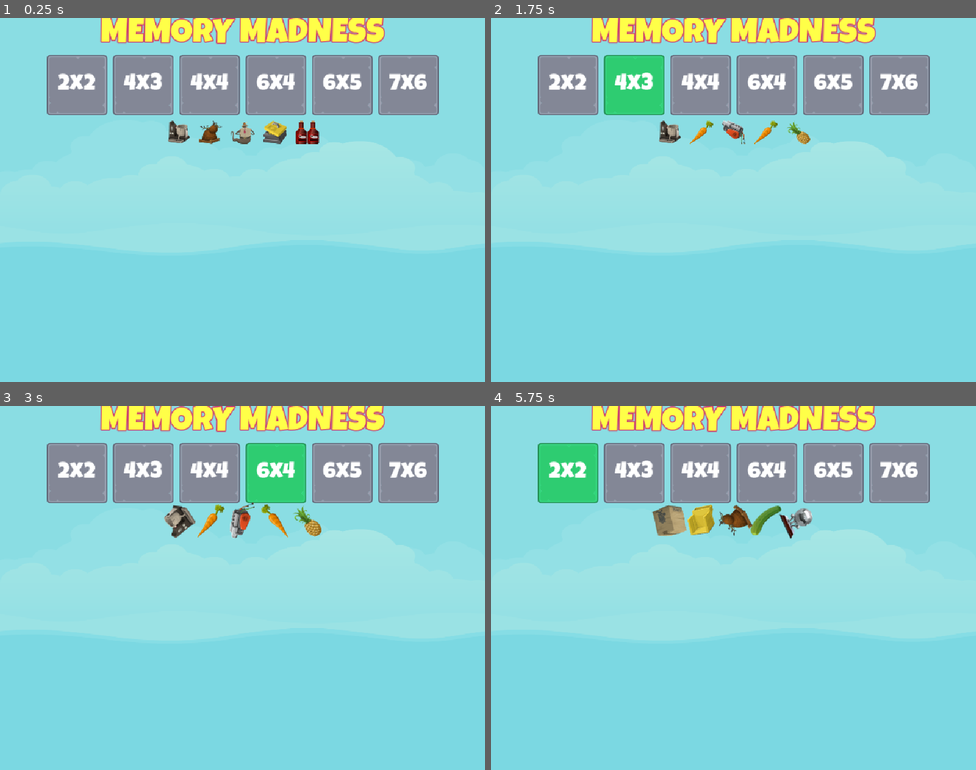
Above: before the commit, frames 1-4 (two rows, left to right).
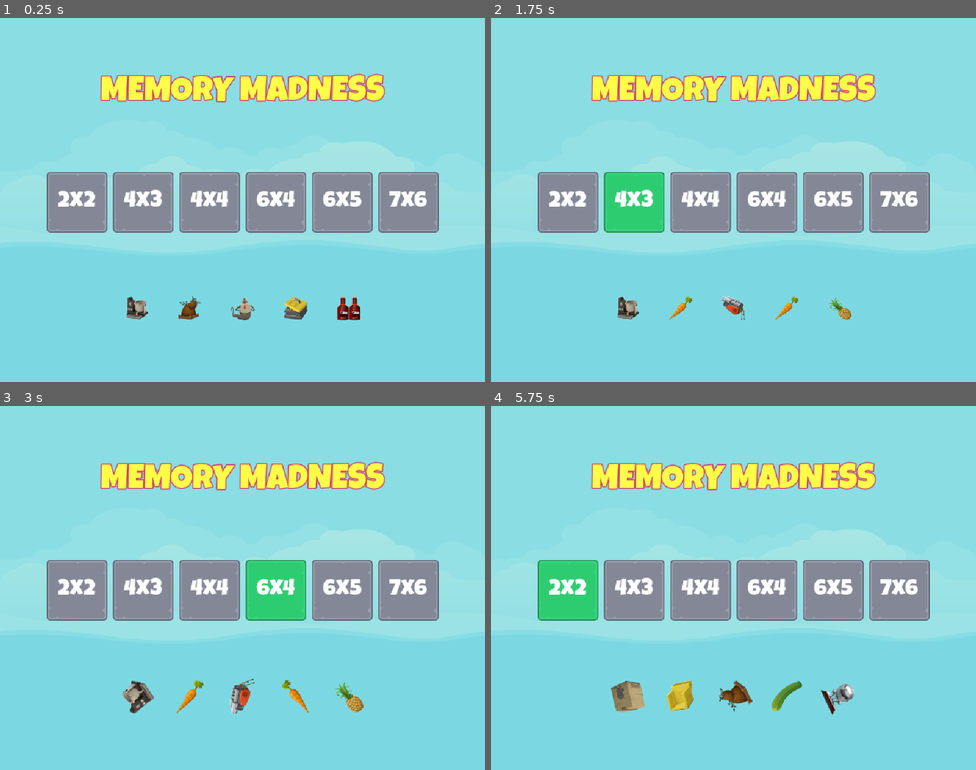
Above: after the commit, the same moments.

Repository: JaseBird/my-2d-game-dev-course
Game: Godot game, scene res://Scenes/Master/Master.tscn
Two runs of this game, one before a commit and one after it. Both use one fixed random seed, a clock stepped at 60 frames per second and the inputs below.
Inputs:
- Up to frame 1 (0.25 s): no input
- Up to frame 2 (1.75 s): click "2x2" at 0.5 s; click "4x3" at 1.25 s
- Up to frame 3 (3 s): click "4x4" at 2 s; click "6x4" at 2.75 s
- Up to frame 4 (5.75 s): click "6x5" at 3.5 s; click "7x6" at 4.25 s; click "2x2" at 5 s

The runs differ from the first frame. In frame 1, 31% of the frame differs, in the area x 9-91%, y 0-83%; in frame 2, 30%; in frame 3, 31%; in frame 4, 32%, in the area x 9-91%, y 0-85%.

Commit message:
refactor: configure Main screen layout

Diff:
--- a/04-memory-madness/Scenes/Main/Main.tscn
+++ b/04-memory-madness/Scenes/Main/Main.tscn
@@ -29,12 +29,21 @@
 grow_horizontal = 2
 grow_vertical = 2
 
+[node name="Spacer" type="Control" parent="UiContainer"]
+layout_mode = 2
+size_flags_vertical = 3
+
 [node name="GameTitle" type="Label" parent="UiContainer"]
 layout_mode = 2
 text = "MEMORY MADNESS"
 label_settings = ExtResource("1_p8rbg")
 horizontal_alignment = 1
 vertical_alignment = 1
+
+[node name="Spacer2" type="Control" parent="UiContainer"]
+custom_minimum_size = Vector2(0, 32)
+layout_mode = 2
+size_flags_vertical = 3
 
 [node name="HBLevelButtons" type="HBoxContainer" parent="UiContainer"]
 layout_mode = 2
@@ -64,9 +73,14 @@
 layout_mode = 2
 level_number = 6
 
+[node name="Spacer3" type="Control" parent="UiContainer"]
+layout_mode = 2
+size_flags_vertical = 3
+
 [node name="HBSprites" type="HBoxContainer" parent="UiContainer"]
 layout_mode = 2
 size_flags_horizontal = 4
+theme_override_constants/separation = 48
 
 [node name="FrontSprite" parent="UiContainer/HBSprites" instance=ExtResource("3_cmk6n")]
 layout_mode = 2
@@ -82,3 +96,7 @@
 
 [node name="FrontSprite5" parent="UiContainer/HBSprites" instance=ExtResource("3_cmk6n")]
 layout_mode = 2
+
+[node name="Spacer4" type="Control" parent="UiContainer"]
+layout_mode = 2
+size_flags_vertical = 3
